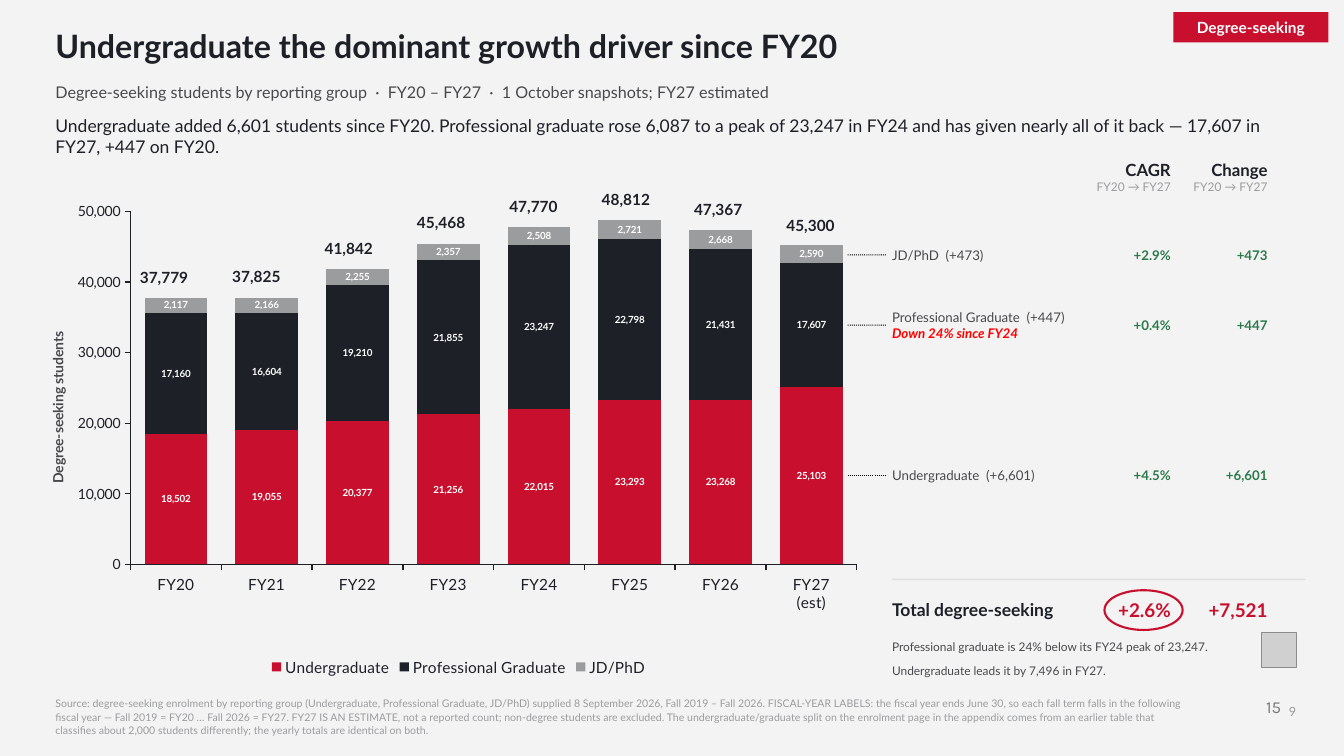
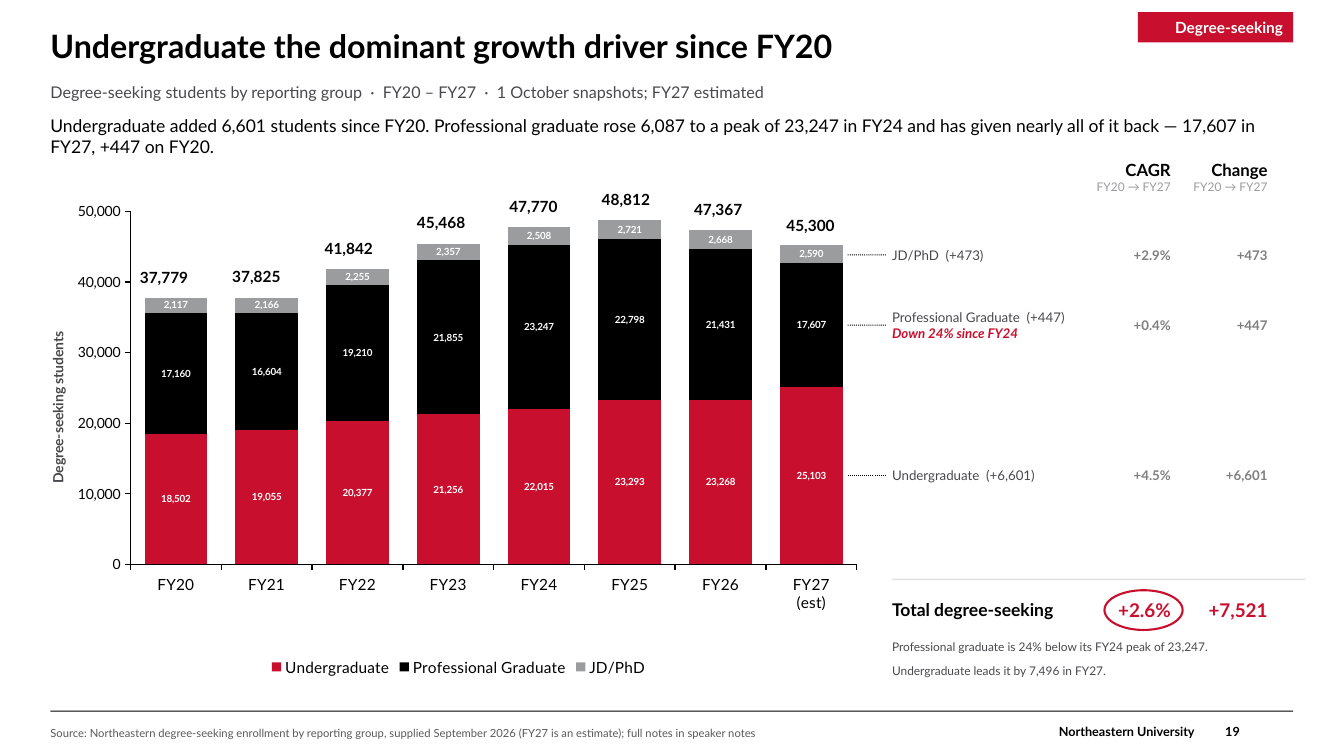
Before and after one commit to brettcsweet/Tonys-repo, a slide deck: slide 19 of GC_Financial_Update_2026-09-30.pptx (slide 15 before the commit). Drawn at 1344x756 pixels with LibreOffice and Linux fonts; fonts in the diff are those of the drawing; grey boxes stand for pictures; background and template pictures are left out. Boxes give left, top, right and bottom in pixels: in the first picture for what was removed or moved away, otherwise in the second. Text is boxed around its words. In the diff, an @@ line names an element or a change of style, - is before the commit and + after.

```diff
--- a/GC_Financial_Update_2026-09-30.pptx
+++ b/GC_Financial_Update_2026-09-30.pptx
@@ background #F2F2F2 at 90% opacity to #FFFFFF @@
@@ text colour #1E2028 to #000000 in 11 elements at [140, 271, 188, 285], [232, 270, 280, 284], [325, 242, 373, 256], [417, 216, 465, 230], [509, 200, 557, 214], [602, 193, 650, 207], [694, 203, 742, 217], [786, 219, 834, 233], [892, 603, 1053, 619], [50, 119, 1255, 155], [50, 34, 832, 64] @@
@@ rectangle "Degree-seeking": place and size @@
-rectangle "Degree-seeking" at [1174, 12, 1329, 42]
+rectangle "Degree-seeking" at [1138, 12, 1294, 42]
@@ rectangle "Degree-seeking" at [1138, 12, 1294, 42]: alignment centre to right @@
@@ text "Degree-seeking students by reporting group ...": place and size @@
-text "Degree-seeking students by reporting group ..." at [55, 86, 769, 101]
+text "Degree-seeking students by reporting group ..." at [50, 86, 764, 101]
@@ text at [1125, 163, 1170, 176]: text colour #1E2028 to #000000 in "CAGR" @@
@@ text at [1211, 163, 1267, 179]: text colour #1E2028 to #000000 in "Change" @@
@@ column stacked chart at [45, 190, 872, 681] @@
@@ colour of Professional Graduate #1E2028 to #000000 @@
@@ legend changed @@
@@ category axis changed @@
@@ value axis changed @@
@@ lettering changed @@
@@ text at [892, 328, 1019, 338]: text colour #FF0000 to #C8102E in "Down 24% since FY24" @@
@@ text colour #2C7A4B to #7F7F7F in 6 elements at [1134, 250, 1171, 260], [1134, 320, 1171, 330], [1134, 470, 1171, 480], [1237, 250, 1268, 260], [1237, 320, 1268, 330], [1226, 470, 1268, 482] @@
@@ picture removed at [1262, 633, 1297, 667] @@
@@ rectangle added at [50, 711, 1294, 712], fill #000000 @@
@@ text removed at [55, 699, 1181, 736] @@
-Source: degree-seeking enrolment by reporting group (Undergraduate, Professional Graduate, JD/PhD) supplied 8 September 2026, Fall 2019 – Fall 2026. FISCAL-YEAR LABELS: the fiscal year ends June 30, so each fall term falls in the following fiscal year — Fall 2019 = FY20 … Fall 2026 = FY27. FY27 IS AN ESTIMATE, not a reported count; non-degree students are excluded. The undergraduate/graduate split on the enrolment page in the appendix comes from an earlier table that classifies about 2,000 students differently; the yearly totals are identical on both.
@@ page number removed at [1266, 702, 1281, 713] @@
-15
@@ text removed at [1289, 707, 1296, 716] @@
-9
@@ text added at [50, 728, 755, 739], 8 pt, text #595959 @@
+Source: Northeastern degree-seeking enrollment by reporting group, supplied September 2026 (FY27 is an estimate); full notes in speaker notes
@@ text added at [1059, 726, 1194, 738], 9 pt, text #000000, bold @@
+Northeastern University
@@ page number added at [1225, 727, 1240, 736], 9 pt, text #000000, bold @@
+19
```
Also in this commit, not shown: 29 other slides changed, 8 slides added, 1 slide removed.
